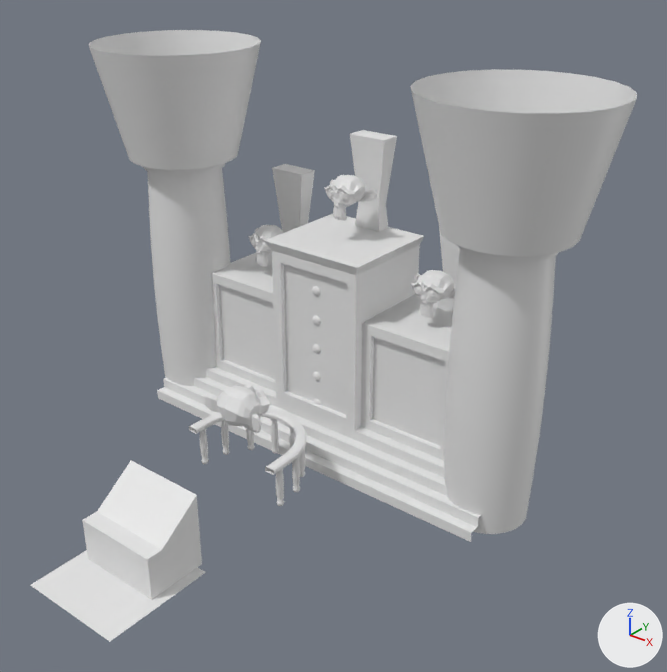
The glTF model Godot/assets/Courtroom.glb: old version first, new version second.
One viewpoint serves both versions: a 50 mm camera at (10.16, -7.1, 10.16) aimed at (1.26, 4.03, 3.26). Arrows for +X, +Y and +Z are at lower right; the lights stay in place. The first picture is the older version. Where no turn or scale is listed for an object, it has been applied to the vertices. Vertices at exactly the same position are counted once.

The first picture shows 'Cube', 'Cube.001', 'Cube.002', 'Cube.003', 'Cube.005', 'Pillar', 'Plane.001', 'Steps', 'Suzanne', 'Suzanne.001', 'Suzanne.002', 'Suzanne.003' and 2 more.
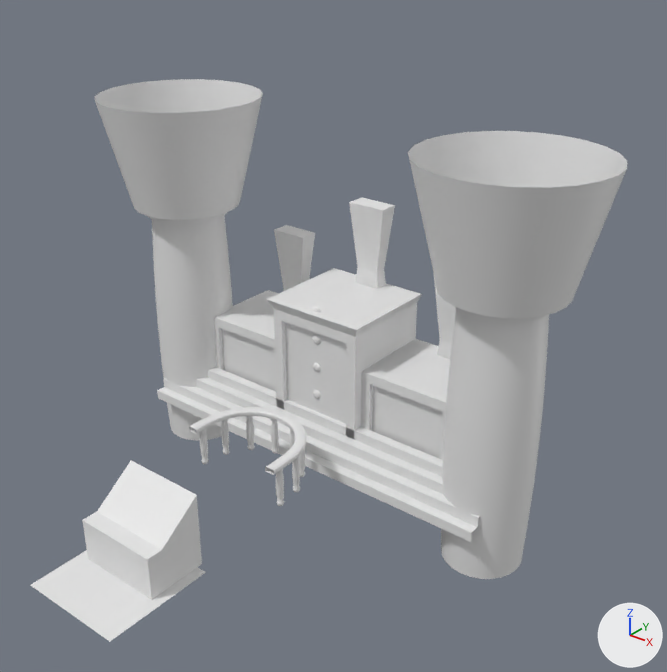
Commit message: Godot: new courtroom layout

What differs and where, as boxes (x1, y1, x2, y2) in the pictures (667 x 672 px):
'Pillar', moved
    before: (89, 30, 637, 534)
    after: (95, 79, 627, 579)
'Cube.001', reshaped, moved
    before: (211, 214, 453, 460)
    after: (214, 268, 450, 460)
'Cube.003', moved
    before: (350, 130, 397, 232)
    after: (349, 198, 395, 289)
'Cube.005', moved
    before: (272, 164, 315, 233)
    after: (274, 225, 315, 291)
'Suzanne.003', deleted
    before: (204, 384, 271, 433)
'Suzanne', deleted
    before: (324, 175, 377, 221)
'Suzanne.001', deleted
    before: (411, 270, 455, 318)
'Suzanne.002', deleted
    before: (248, 225, 284, 266)
part 1 of me_cube_001, cut back
    before: (265, 214, 424, 431)
    after: (266, 268, 422, 439)

The edits, one by one:
me_cube_001 is used by ob_cube_001; location (0.0, 6.0, 0.0).
Verts and faces of me_cube_001; kept vertices keep their numbers, new ones are numbered from 50.
Before the commit, vertices of me_cube_001: 1 (-0.8, -1.0, 3.8) at pixel (280, 262), 2 (-1.0, 1.0, 0.8), 3 (-1.0, 1.0, 4.0), 5 (0.8, -1.0, 3.8) at pixel (347, 283), 6 (1.0, 1.0, 0.8).
Before the commit, vertices of me_cube_001: 7 (1.0, 1.0, 4.0) at pixel (419, 244), 8 (1.0, -0.8, 0.8) at pixel (360, 426), 10 (1.0, 1.0, 3.0), 19 (-1.0, -0.8, 0.8), 21 (-1.0, 1.0, 3.0).
Before the commit, vertices of me_cube_001: 22 (-1.0, -1.0, 4.0) at pixel (271, 250), 24 (1.0, -1.0, 4.0) at pixel (356, 275), 28 (-0.8, -0.9, 3.8), 29 (0.8, -0.9, 3.8), 30 (1.0, -0.8, 3.0) at pixel (362, 323).
Before the commit, vertices of me_cube_001: 36 (-1.0, -0.8, 3.0), 46 (-1.1, -1.1, 4.2) at pixel (264, 240), 47 (-1.1, 1.0, 4.2) at pixel (333, 213), 48 (1.1, 1.0, 4.2) at pixel (424, 235), 49 (1.1, -1.1, 4.2) at pixel (357, 267).
me_cube_001 had 50 vertices, 78 faces and spanned x -3.0..3.0, y -1.1..1.0, z 0.8..4.2.
me_cube_001 now has 50 vertices, 74 faces and spans x -3.0..3.0, y -1.1..1.0, z 0.8..4.0.
Part 1, on me_cube_001:
Faces deleted: (8, 30, 10), (6, 8, 10), (2, 21, 36), (2, 36, 19).
Vertices 1, 3, 5, 7, 22, 24, 28, 29, 46 to 49 move by (0.0, 0.0, -0.2).
Object 'Cube.003' (ob_cube_003) moves from (0.0, 7.0, 4.0) to (0.0, 7.0, 2.67).
Object 'Cube.005' (ob_cube_005) moves from (-2.0, 7.0, 3.0) to (-2.0, 7.0, 1.67).
Object 'Cube.001' (ob_cube_001) moves from (0.0, 6.0, 0.0) to (0.0, 6.0, -1.0).
Object 'Pillar' (ob_pillar) moves from (0.0, 5.4, 0.0) to (0.0, 5.4, -1.0).
Object 'Suzanne' (ob_suzanne) is deleted.
Object 'Suzanne.001' (ob_suzanne_001) is deleted.
Object 'Suzanne.002' (ob_suzanne_002) is deleted.
Object 'Suzanne.003' (ob_suzanne_003) is deleted.
